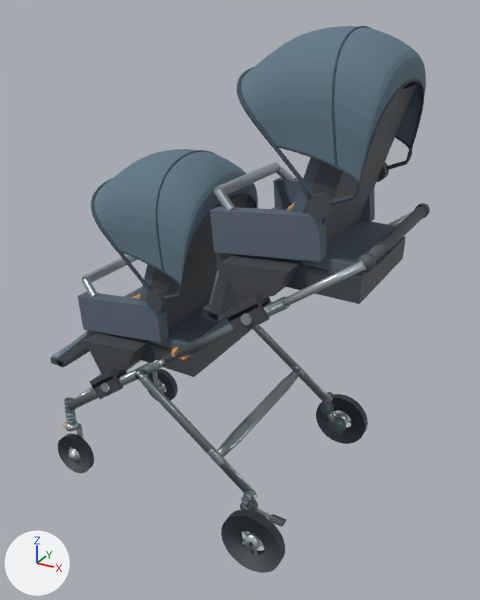
What one commit did to the glTF model models/double_cabin/D02_w650_state1_wheel_S.glb.
One viewpoint serves both versions: a 50 mm lens placed at (1.576, -1.73, 1.557), pointed at (0.618, 0.012, 0.686). Every picture has the same lights, and +X, +Y and +Z are marked at lower left. The picture after the commit comes second. Vertices at exactly the same position are counted once.

The scene before the commit, as lines of its bpy script (objects in view):
```python
ob_d02_front = bpy.data.objects.new('D02_Front', me_d02_front)
ob_d02_front.location = (0.0, 0.0, 0.0)
ob_d02_rear = bpy.data.objects.new('D02_Rear', me_d02_rear)
ob_d02_rear.location = (0.0, 0.0, 0.0)
ob_handle_slider__1_008 = bpy.data.objects.new('handle_slider_-1.008', me_cylinder_2197)
ob_handle_slider__1_008.location = (0.0, 0.0, 0.0)
# also in view: 'V46_rear_leg_-1.009' at (0.639, -0.302, 0.357); 'RR_tire.008' at (0.87, 0.368, 0.1); 'main_upper_-1.009' at (0.735, -0.27, 0.727); 'RL_tire.008' at (0.87, -0.368, 0.1); 'round_handle.008' at (1.114, 0.0, 0.993)
```
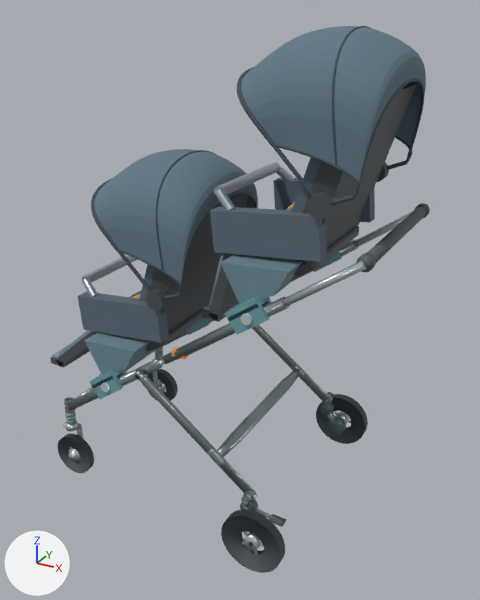
Pixel boxes [x1, y1, x2, y2] of what changed, in the pictures (480 x 600 px):
'D02_Rear', recoloured, reshaped (dark blue to cyan)
    both: [202, 26, 426, 335]
'D02_Front', recoloured, reshaped (dark blue to cyan)
    both: [50, 149, 258, 399]
part 1 of me_d02_front, rebuilt (mostly hidden afterwards)
    before: [124, 287, 230, 349]
    after: [130, 290, 141, 298]
part 2 of me_d02_front, rebuilt
    before: [87, 328, 252, 377]
    after: [93, 308, 203, 351]
part 3 of me_d02_front, recoloured
    both: [101, 383, 110, 392]
part 4 of me_d02_front, recoloured (dark grey to cyan)
    both: [84, 332, 150, 374]
part 5 of me_d02_rear, rebuilt (mostly hidden afterwards)
    before: [271, 206, 396, 276]
    after: [278, 208, 303, 261]
part 6 of me_d02_rear, rebuilt
    before: [217, 237, 406, 304]
    after: [223, 225, 359, 276]
part 7 of me_d02_rear, recoloured
    both: [240, 313, 252, 325]
part 8 of me_d02_rear, recoloured (dark grey to cyan)
    both: [221, 254, 303, 304]

The change in detail:
Material 'D02_mounts' (mat_d02_mounts) changes colour from dark grey #4b4e52 to cyan #79acb7; in linear values from (0.07, 0.076, 0.084) to (0.19, 0.415, 0.475).
Material 'D02_mounts.001' (mat_d02_mounts_001) changes colour from dark grey #4b4e52 to cyan #79acb7; in linear values from (0.07, 0.076, 0.084) to (0.19, 0.415, 0.475).
Material 'D02_mount_pin.001' (mat_d02_mount_pin_001) is new.
Its base color is (0.74, 0.804, 0.833) (white #dfe8eb).
Its metallic is 0.52.
Its roughness is 0.34.
Material 'D02_mount_cheek.001' (mat_d02_mount_cheek_001) is new.
Its base color is (0.155, 0.258, 0.31) (cyan #6e8b97).
Its metallic is 0.08.
Its roughness is 0.62.
Material 'D02_mount_pin' (mat_d02_mount_pin) is new.
Its base color is (0.74, 0.804, 0.833) (white #dfe8eb).
Its metallic is 0.52.
Its roughness is 0.34.
Material 'D02_mount_cheek' (mat_d02_mount_cheek) is new.
Its base color is (0.155, 0.258, 0.31) (cyan #6e8b97).
Its metallic is 0.08.
Its roughness is 0.62.
me_d02_front is used by ob_d02_front; location (0.0, 0.0, 0.0).
me_d02_front had 2049 vertices, 3868 faces and spanned x -0.071..0.597, y -0.308..0.308, z 0.355..1.153.
me_d02_front now has 2257 vertices, 4284 faces and spans x -0.071..0.597, y -0.308..0.308, z 0.355..1.153.
me_d02_front part 1: the loose piece of 8 vertices spanning x 0.145..0.546, y -0.189..0.189, z 0.546..0.604 is rebuilt with 112 vertices and now spans x 0.149..0.406, y -0.187..0.187, z 0.562..0.606.
me_d02_front part 2: the loose piece of 8 vertices spanning x 0.138..0.57, y -0.197..0.197, z 0.49..0.574 is rebuilt with 112 vertices and now spans x 0.14..0.435, y -0.197..0.197, z 0.531..0.583.
me_d02_front part 3: 96 faces spanning x 0.277..0.309, y -0.308..0.308, z 0.413..0.445 switch from mat_d02_frame (light grey #afbac4) to mat_d02_mount_pin (white #dfe8eb).
me_d02_front part 4: 24 faces spanning x 0.197..0.4, y -0.276..0.276, z 0.453..0.575 switch from mat_d02_mounts (dark grey #4b4e52) to mat_d02_mount_cheek (cyan #6e8b97).
me_d02_rear is used by ob_d02_rear; location (0.0, 0.0, 0.0).
me_d02_rear had 2049 vertices, 3868 faces and spanned x 0.58..1.116, y -0.308..0.308, z 0.686..1.516.
me_d02_rear now has 2257 vertices, 4284 faces and spans x 0.58..1.116, y -0.308..0.308, z 0.686..1.516.
me_d02_rear part 5: the loose piece of 8 vertices spanning x 0.663..1.065, y -0.189..0.189, z 0.91..0.968 is rebuilt with 112 vertices and now spans x 0.668..0.925, y -0.187..0.187, z 0.926..0.969.
me_d02_rear part 6: the loose piece of 8 vertices spanning x 0.657..1.089, y -0.197..0.197, z 0.853..0.937 is rebuilt with 112 vertices and now spans x 0.659..0.954, y -0.197..0.197, z 0.895..0.946.
me_d02_rear part 7: 96 faces spanning x 0.795..0.827, y -0.308..0.308, z 0.776..0.808 switch from mat_d02_frame_001 (light grey #afbac4) to mat_d02_mount_pin_001 (white #dfe8eb).
me_d02_rear part 8: 24 faces spanning x 0.716..0.919, y -0.276..0.276, z 0.816..0.939 switch from mat_d02_mounts_001 (dark grey #4b4e52) to mat_d02_mount_cheek_001 (cyan #6e8b97).
